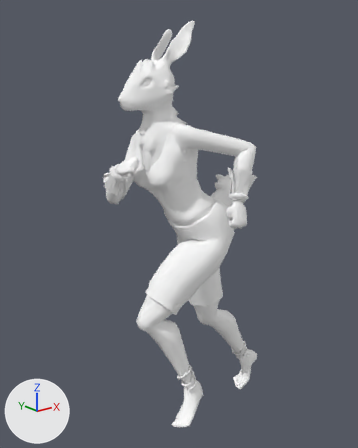
Before and after pictures for a commit that changed the FBX model Assets/Characters/Final_Animations/Final_Run.fbx.
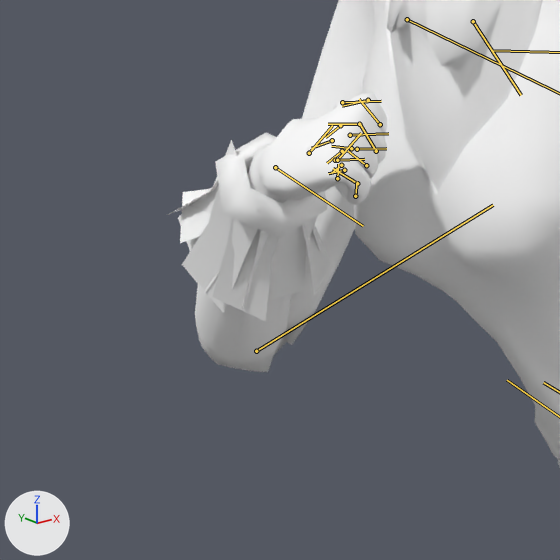
Each version is shown whole from a 50 mm camera at (-0.0171, -0.0196, 0.0207) aimed at (-0.0001, 0.0016, 0.0122), then close up on the part from 20% to 47% of the width and 31% to 53% of the height. Every picture has the same lights, and +X, +Y and +Z are marked at lower left. Both versions are drawn at frame 21 of the action 'Take 001'; the numbers are the values there. The bones that bend it are drawn over the model as lines in the close-ups.
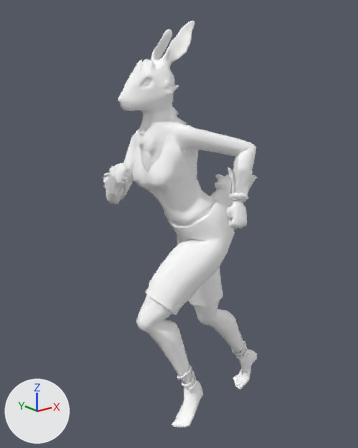
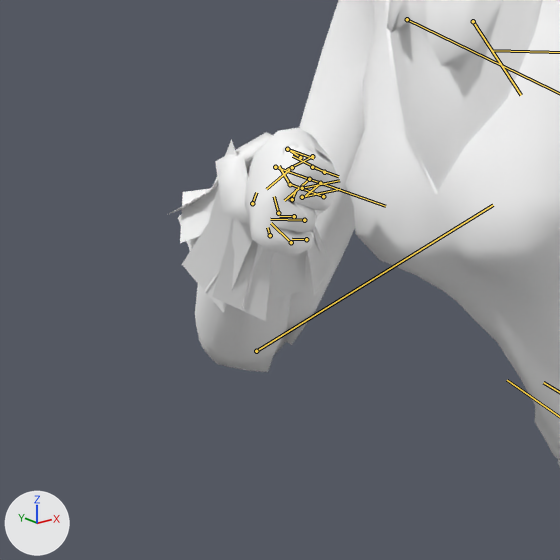
Boxes (x1, y1, x2, y2) around the edits, measured in the close-ups (560 x 560 px):
```json
{"object": "polySurface89", "change": "posed", "before": [168, 0, 560, 467], "after": [167, 0, 560, 466]}
{"bone": "Right_Wrist", "before": "(275, 167) to (363, 226)", "after": "(275, 167) to (385, 206)"}
```

Scene script edits in JSON lines:
```json
{"block": "bone_right_wrist", "where": "bone_right_wrist = bpy.data.objects['Armature'].pose.bones['Right_Wrist']  # child of 'Right_Elbow'"}
{"op": "set", "path": "bone_right_wrist.rotation_quaternion", "old": "(0.864, 0.46, 0.133, -0.153)", "new": "(0.827, 0.391, 0.366, 0.173)", "note": "degrees (54, 22, -9) -> degrees (61, 28, 40)"}
```
